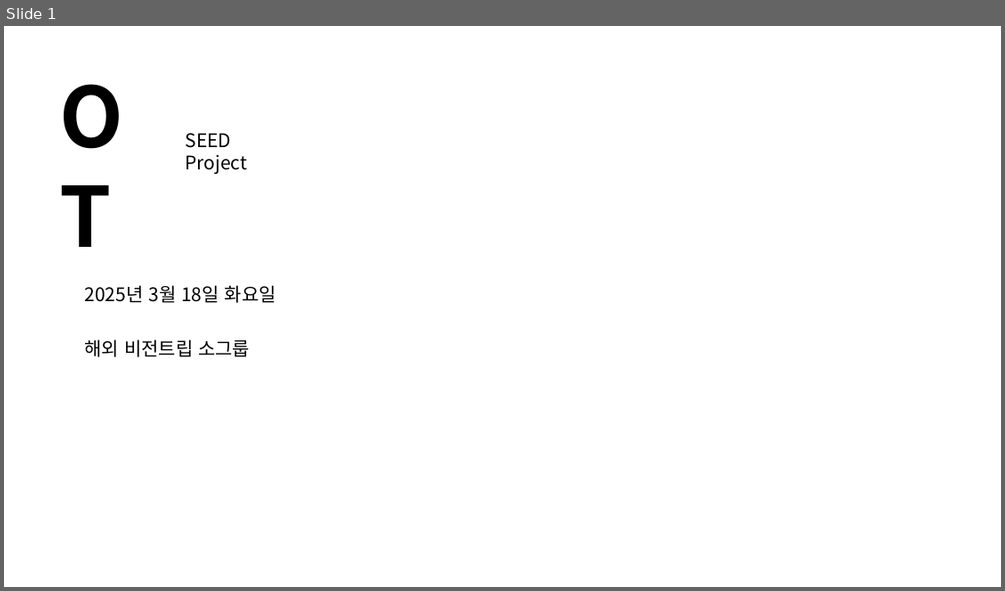
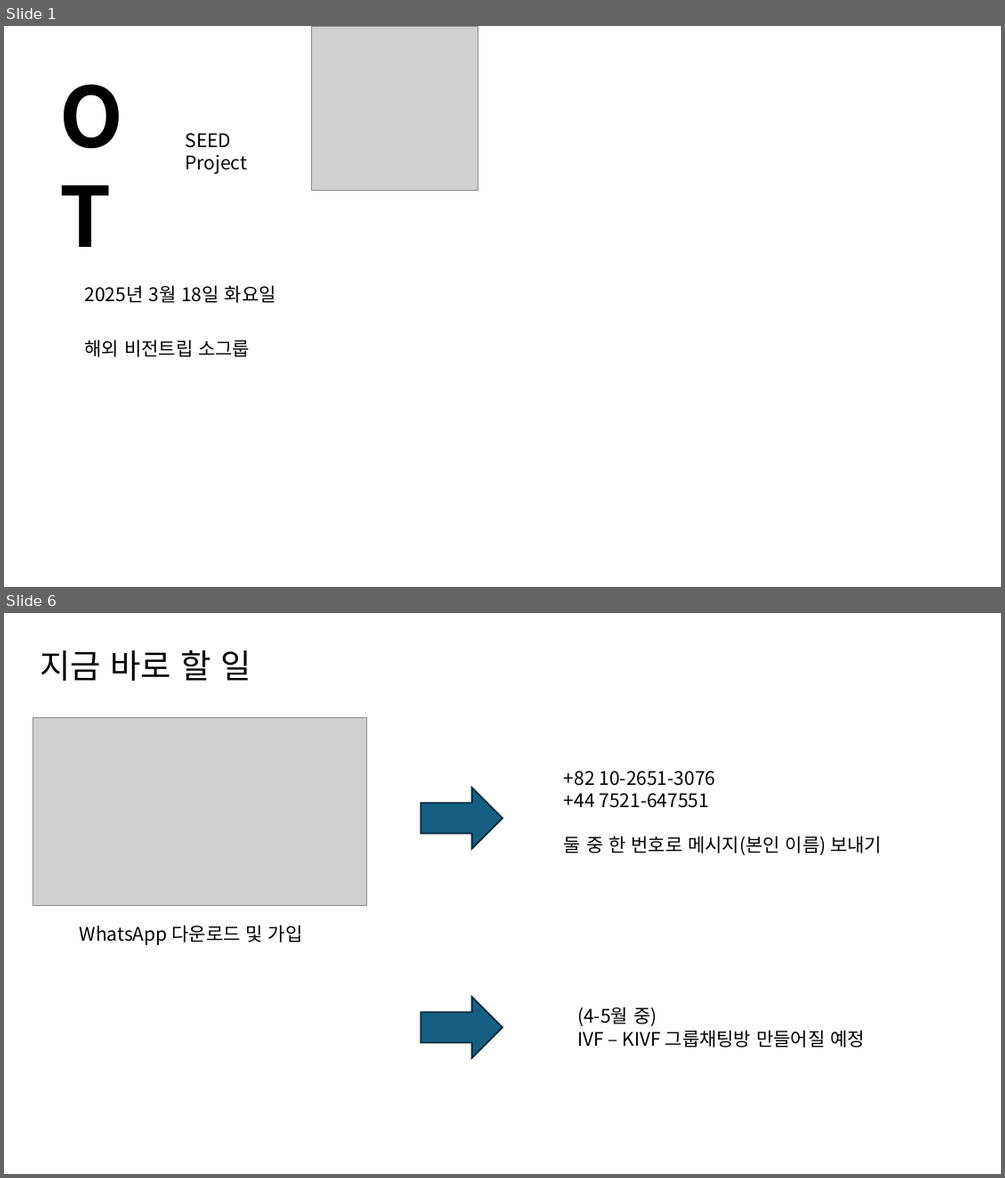
Before and after one commit to 51SB-ANTIMONY/2025-1_UNISTIVF-SEED, a slide deck: PPT/week3_OT, 기도편지 및 회의_20250318.pptx. Shown one above the other, each under a label of ours: slide 1 before the commit, slides 1 and 6 after it; the slides between them are not shown. The pictures are 1005x591 and 1005x1178 pixels, drawn with LibreOffice and Linux fonts; fonts in the diff are those of the drawing; grey boxes stand for pictures. Boxes give left, top, right and bottom in pixels: in the first picture for what was removed or moved away, otherwise in the second. Text is boxed around its words. In the diff, an @@ line names an element or a change of style, - is before the commit and + after.

```diff
--- a/PPT/week3_OT, 기도편지 및 회의_20250318.pptx
+++ b/PPT/week3_OT, 기도편지 및 회의_20250318.pptx
@@ slide 6 added at (4,613,1001,1174), background #FFFFFF @@
@@ text added at (40,649,251,681), 32 pt, text #000000 @@
+지금 바로 할 일
@@ picture added at (32,718,367,906) @@
@@ text added at (564,771,882,855), 18 pt, text #000000 @@
++82 10-2651-3076
++44 7521-647551
+둘 중 한 번호로 메시지(본인 이름) 보내기
@@ right arrow added at (421,787,502,849), fill #156082, outline #092A39 1.5 pt @@
@@ text added at (80,925,303,945), 18 pt, text #000000 @@
+WhatsApp 다운로드 및 가입
@@ right arrow added at (421,997,502,1058), fill #156082, outline #092A39 1.5 pt @@
@@ text added at (577,1006,865,1047), 18 pt, text #000000 @@
+(4-5월 중)
+IVF – KIVF 그룹채팅방 만들어질 예정
@@ slide 1 changed as well @@
@@ picture added at (311,26,478,191) @@
```
Also in this commit, not shown: 15 other slides added, 1 slide removed, 1 other file.
